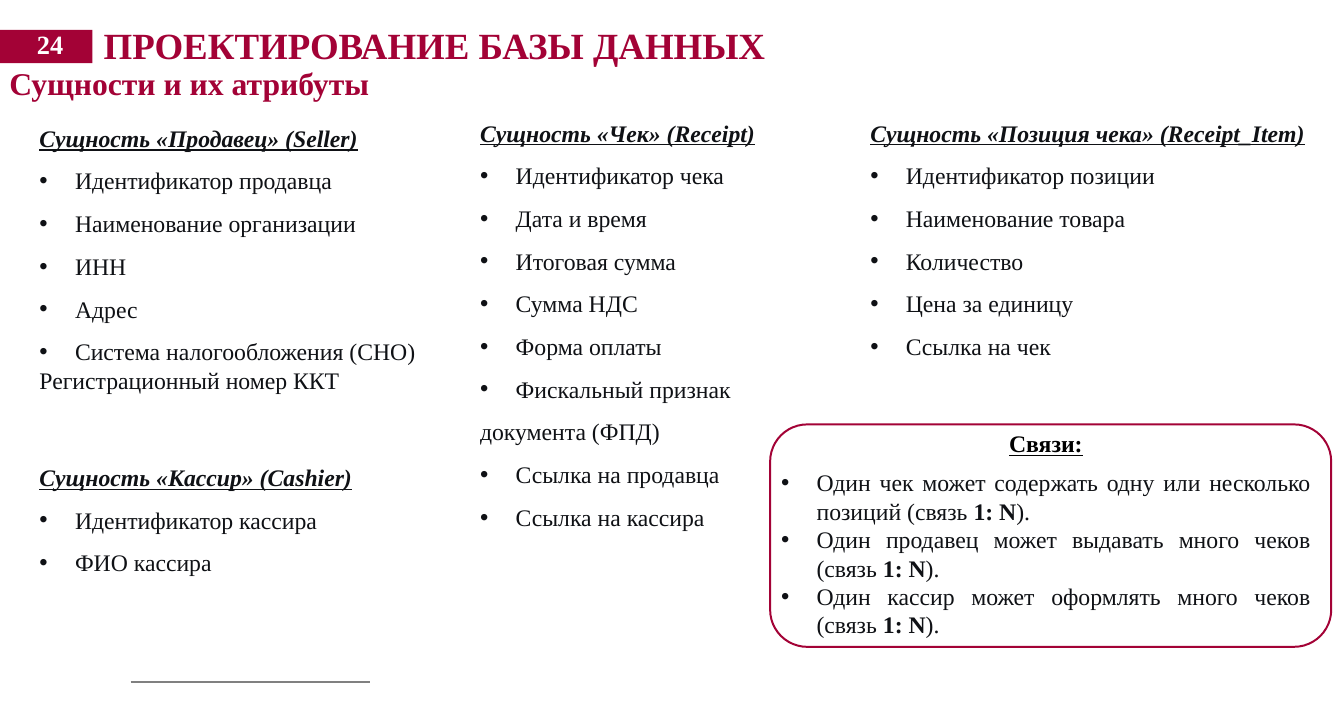
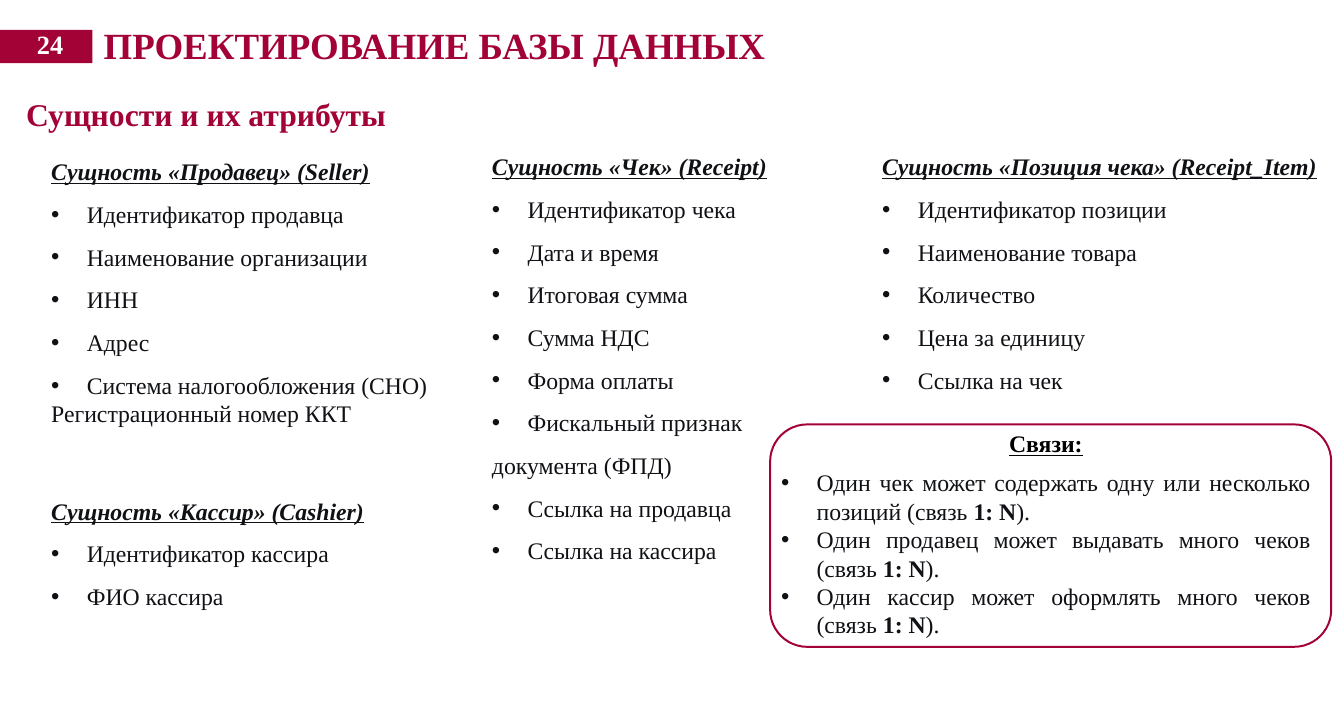
Before and after one commit to xramokkk/lab-2, a slide deck: slide 24 of лаб 2.pptx. Drawn at 1344x709 pixels with LibreOffice and Linux fonts; fonts in the diff are those of the drawing; background and template pictures are left out. Boxes give left, top, right and bottom in pixels: in the first picture for what was removed or moved away, otherwise in the second. Text is boxed around its words. In the diff, an @@ line names an element or a change of style, - is before the commit and + after.

```diff
--- a/лаб 2.pptx
+++ b/лаб 2.pptx
@@ text "Сущности и их атрибуты": place and size @@
-text "Сущности и их атрибуты" at [9, 72, 369, 102]
+text "Сущности и их атрибуты" at [26, 103, 385, 132]
@@ 3 texts: place and size @@
-3 texts at [39, 125, 1305, 576]
+3 texts at [51, 158, 1317, 610]
@@ text "Сущность «Чек» (Receipt)": place and size @@
-text "Сущность «Чек» (Receipt)" at [480, 125, 755, 531]
+text "Сущность «Чек» (Receipt)" at [492, 158, 767, 564]
@@ rectangle added at [109, 665, 394, 694], fill #FFFFFF @@
@@ line removed from (131, 682) to (370, 682) @@
```
Also in this commit, not shown: 33 other slides changed.
